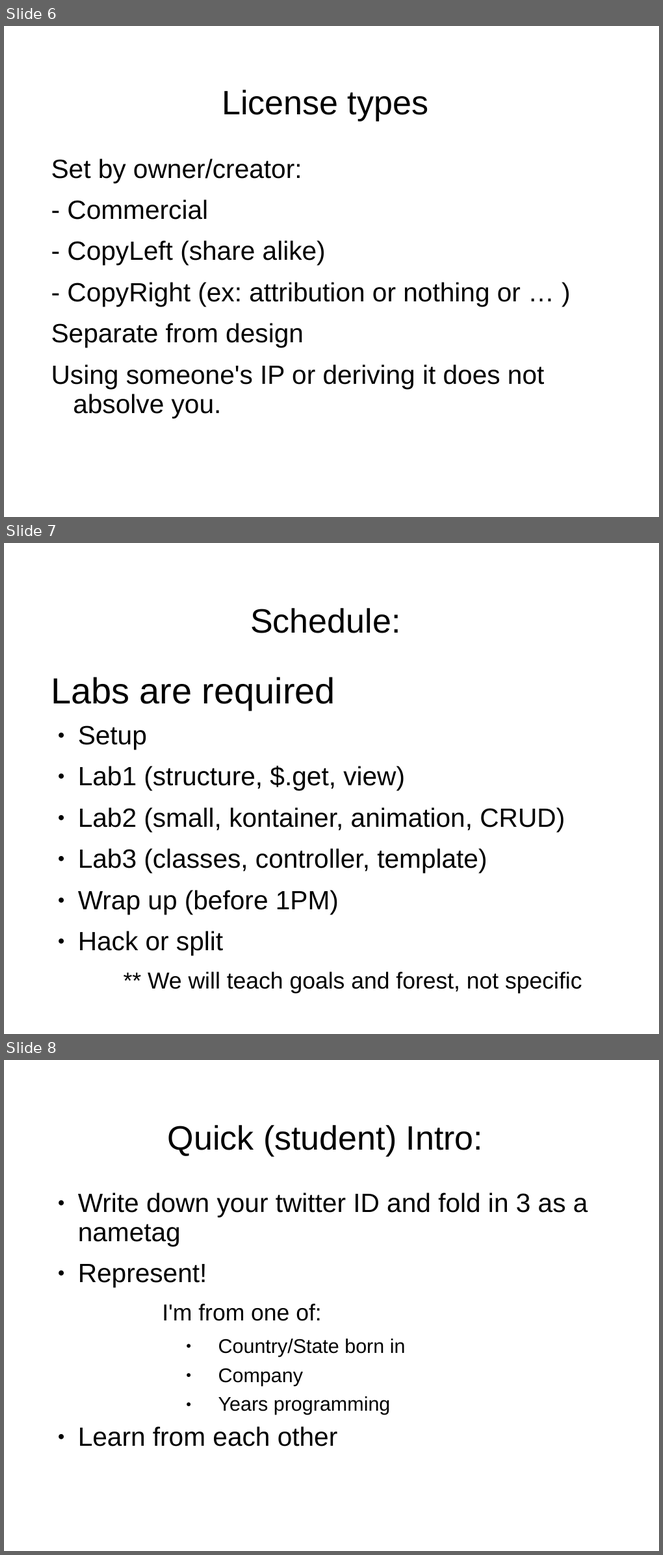
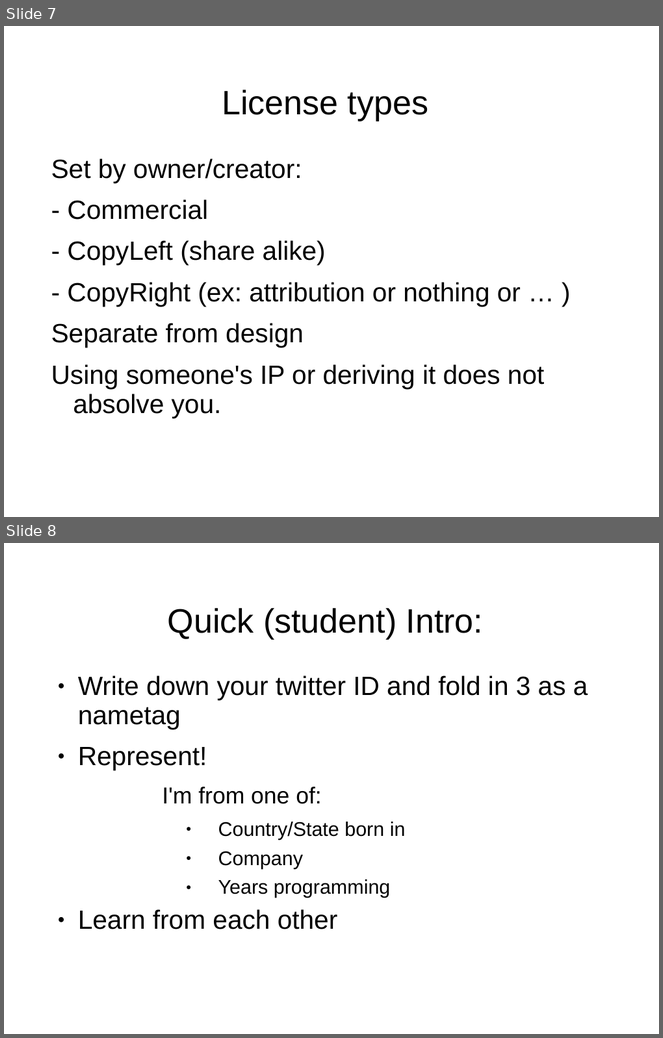
Before and after one commit to shawea/blueGrass, a slide deck: trainTheTrainer/1of2.odp. Shown one above the other, each under a label of ours: slides 6, 7 and 8 before the commit, slides 7 and 8 after it. The pictures are 663x1555 and 663x1038 pixels, drawn with LibreOffice and Linux fonts; fonts in the diff are those of the drawing; background and template pictures are left out. Boxes give left, top, right and bottom in pixels: in the first picture for what was removed or moved away, otherwise in the second. Text is boxed around its words. In the diff, an @@ line names an element or a change of style, - is before the commit and + after.

Commit message:
labs

```diff
--- a/trainTheTrainer/1of2.odp
+++ b/trainTheTrainer/1of2.odp
@@ slide 7 removed at <box>4,543,659,1034</box>, background picture (left out) @@
@@ title removed at <box>250,608,400,633</box> @@
-Schedule:
@@ text removed at <box>51,677,582,993</box> @@
-Labs are required
-● Setup
-● Lab1 (structure, $.get, view)
-● Lab2 (small, kontainer, animation, CRUD)
-● Lab3 (classes, controller, template)
-● Wrap up (before 1PM)
-● Hack or split
-  ** We will teach goals and forest, not specific
@@ what was slide 6 is now slide 7 @@
```
Also in this commit, not shown: 3 slides changed, 3 slides added, 2 other slides removed, 4 other files.
